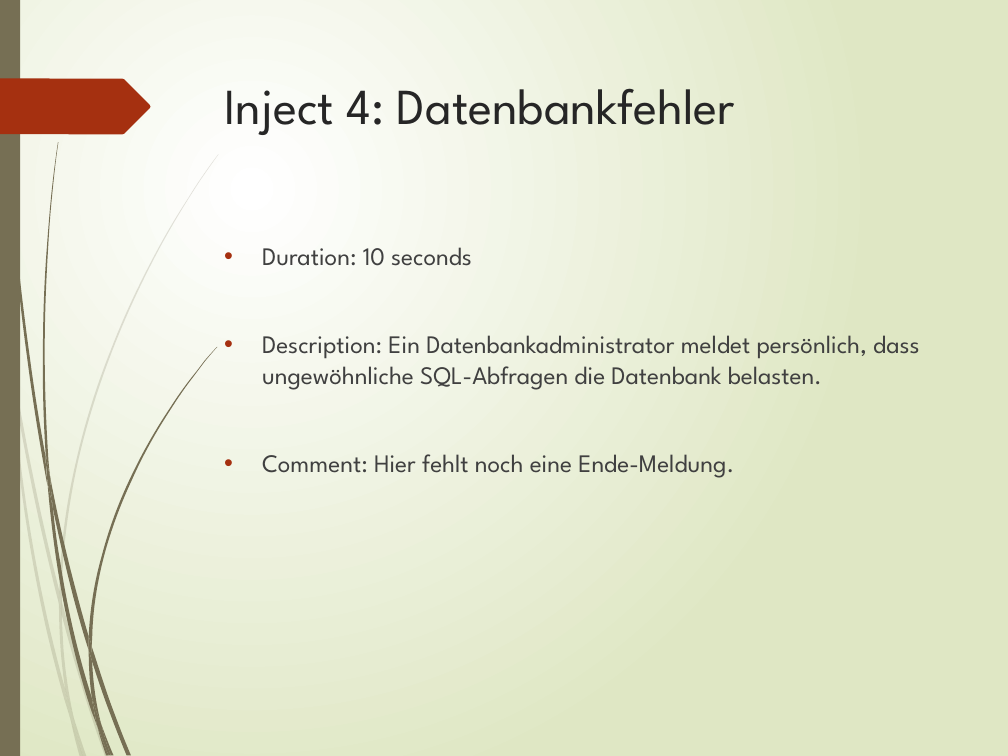
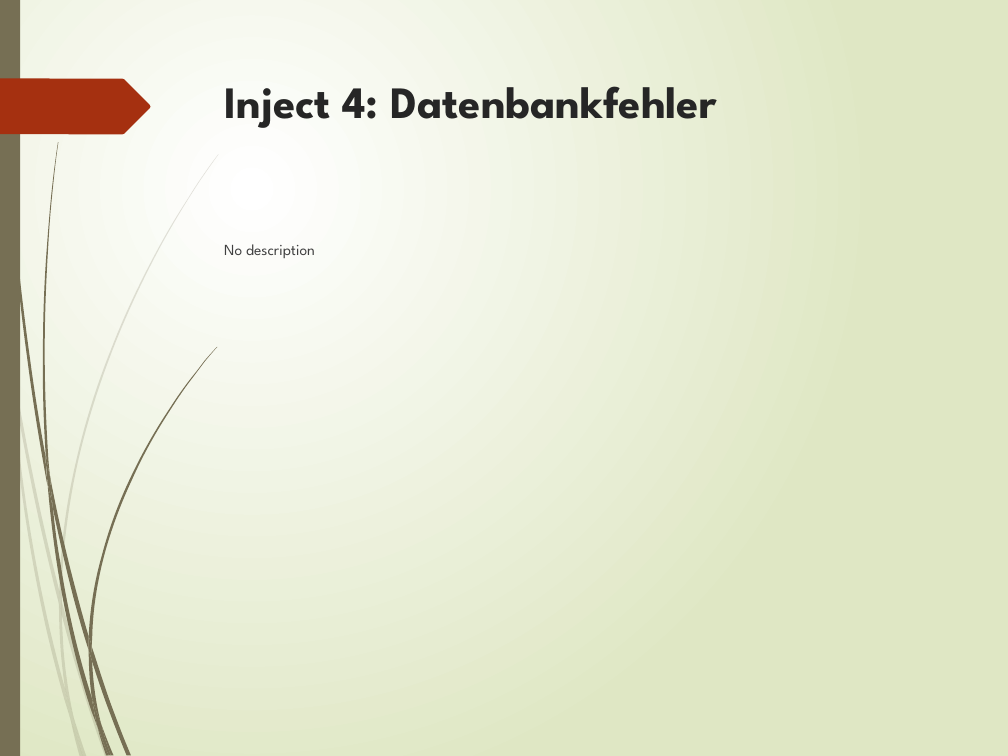
Before and after one commit to cidies/dryrun, a slide deck: slide 8 of static/Ransomware_Angriff_-_Pharma_Batchumgebung_presentation.pptx (slide 4 before the commit). Drawn at 1008x756 pixels with LibreOffice and Linux fonts; fonts in the diff are those of the drawing. Boxes give left, top, right and bottom in pixels: in the first picture for what was removed or moved away, otherwise in the second. Text is boxed around its words. In the diff, an @@ line names an element or a change of style, - is before the commit and + after.

```diff
--- a/static/Ransomware_Angriff_-_Pharma_Batchumgebung_presentation.pptx
+++ b/static/Ransomware_Angriff_-_Pharma_Batchumgebung_presentation.pptx
@@ title "Inject 4: Datenbankfehler" at <box>224,86,717,128</box>: size 36 to 32 pt, bold on @@
@@ text at <box>224,244,315,258</box>: text changed; size 18 to 11 pt @@
-• Duration: 10 seconds
-• Description: Ein Datenbankadministrator meldet persönlich, dass ungewöhnliche SQL-Abfragen die Datenbank belasten.
-• Comment: Hier fehlt noch eine Ende-Meldung.
+No description
```
Also in this commit, not shown: 7 other slides changed, 2 slides added, 2 slides removed, 7 other files.
